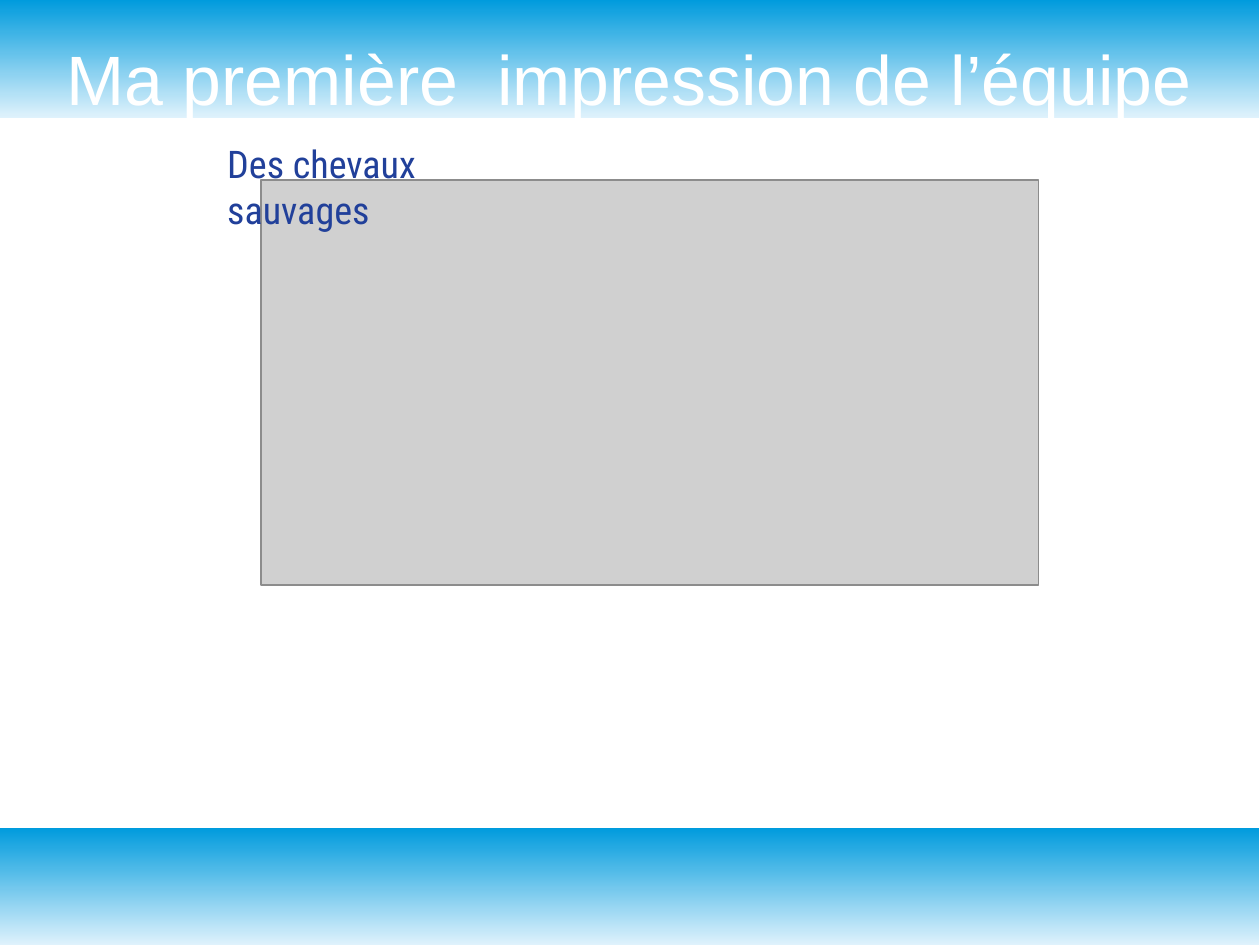
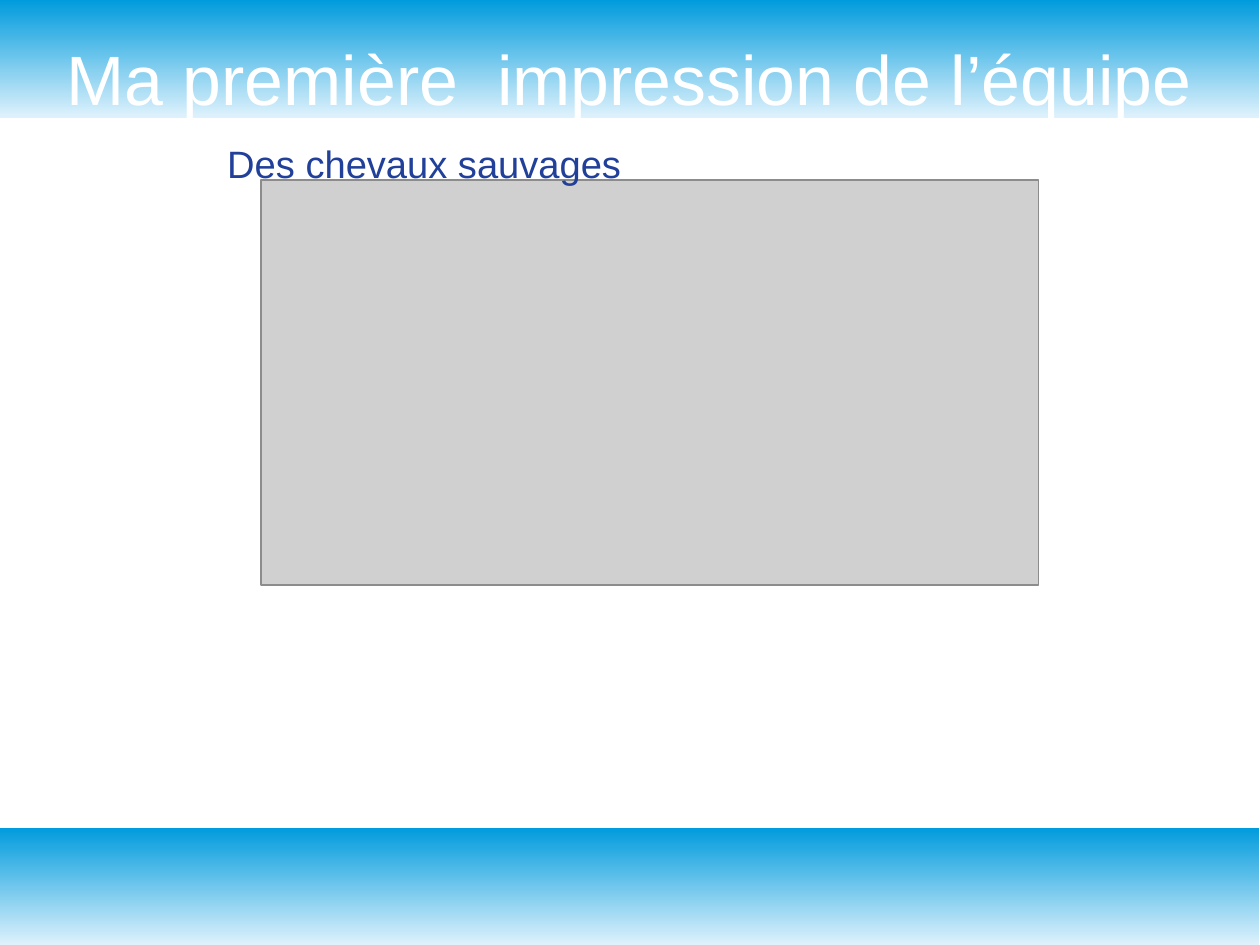
Before and after one commit to heylve/current, a slide deck: slide 4 of Admin_generale/emergence/Pres_germe_21_10_19.odp. Drawn at 1260x945 pixels with LibreOffice and Linux fonts; fonts in the diff are those of the drawing; grey boxes stand for pictures. Boxes give left, top, right and bottom in pixels: in the first picture for what was removed or moved away, otherwise in the second. Text is boxed around its words. In the diff, an @@ line names an element or a change of style, - is before the commit and + after.

```diff
--- a/Admin_generale/emergence/Pres_germe_21_10_19.odp
+++ b/Admin_generale/emergence/Pres_germe_21_10_19.odp
@@ text "Des chevaux sauvages" at [227,150,621,186]: font Roboto Condensed to Arial @@
```
Also in this commit, not shown: 2 other slides changed.
